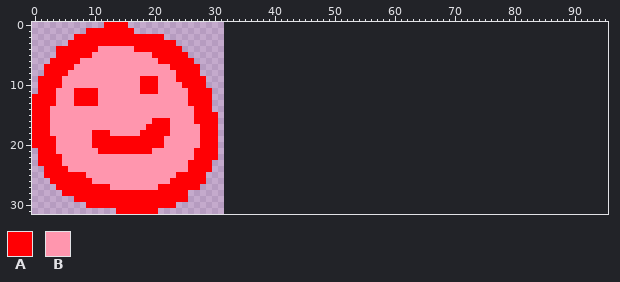
Two versions of one sprite sheet, assets/player1.png. This is how it looked before the edit.
The file is 32x32 pixels. The old version is drawn lined up with the new one, on the new canvas.
Palette (. is transparent): A #ff0004  B #ff96ae
Pixels before (only the part around the change), first column x 25:
 0 .......................................................................
 1 .......................................................................
 2 .......................................................................
 3 .......................................................................
 4 .......................................................................
 5 A......................................................................
 6 AA.....................................................................
 7 AAA....................................................................
 8 AAA....................................................................
 9 AAAA...................................................................
10 AAAA...................................................................
11 BAAAA..................................................................
12 BAAAA..................................................................
13 BAAAA..................................................................
14 BBAAA..................................................................
15 BBAAAA.................................................................
16 BBAAAA.................................................................
17 BBBAAA.................................................................
18 BBBAAA.................................................................
19 BBBAAA.................................................................
20 BBBAAA.................................................................
21 BBAAAA.................................................................
22 BBAAAA.................................................................
23 BAAAA..................................................................
24 BAAAA..................................................................
25 AAAA...................................................................
26 AAAA...................................................................
27 AAA....................................................................
28 A......................................................................
29 A......................................................................
30 .......................................................................
31 .......................................................................
The same view after the edit:
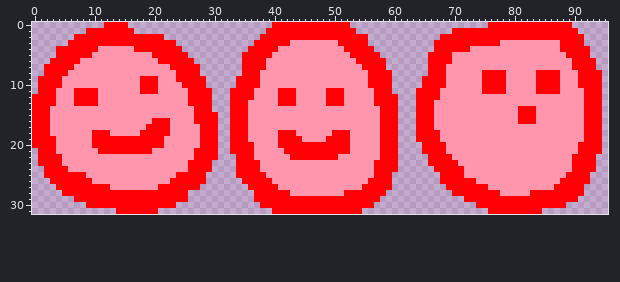
Difference:
canvas 32x32 -> 96x32
Changed rows in their new state; - is an unchanged pixel.
first column x 33:
 0 -------AAAAAAAAAAAAA-----------------------AAAAAAAAAAAAAA-----
 1 ------AAAAAAAAAAAAAAA----------------AAAAAAAAAAAAAAAAAAAAA----
 2 -----AAAAAAAAAAAAAAAAAA------------AAAAAAAAAAAAAAAAAAAAAAAA---
 3 ----AAAAAABBBBBBBBAAAAA-----------AAAAAAAAAAABBBBBBBBBBAAAA---
 4 ---AAAAABBBBBBBBBBBAAAAA----------AAAAAABBBBBBBBBBBBBBBAAAAA--
 5 --AAAAABBBBBBBBBBBBBAAAAA--------AAAABBBBBBBBBBBBBBBBBBBAAAA--
 6 --AAAABBBBBBBBBBBBBBBAAAAA-------AAAABBBBBBBBBBBBBBBBBBBBAAAA-
 7 --AAAABBBBBBBBBBBBBBBBAAAA-------AAABBBBBBBBBBBBBBBBBBBBBAAAA-
 8 --AAABBBBBBBBBBBBBBBBBBAAAA------AAABBBBBBAAAABBBBBAAAABBBAAAA
 9 -AAAABBBBBBBBBBBBBBBBBBAAAA-----AAAABBBBBBAAAABBBBBAAAABBBAAAA
10 -AAAABBBBBBBBBBBBBBBBBBAAAA-----AAAABBBBBBAAAABBBBBAAAABBBAAAA
11 AAAABBBBAAABBBBBAAABBBBBAAA----AAAABBBBBBBAAAABBBBBAAAABBBBAAA
12 AAAABBBBAAABBBBBAAABBBBBAAAA---AAAABBBBBBBBBBBBBBBBBBBBBBBBAAA
13 AAABBBBBAAABBBBBAAABBBBBAAAA---AAABBBBBBBBBBBBBBBBBBBBBBBBBAAA
14 AAABBBBBBBBBBBBBBBBBBBBBBAAA---AAABBBBBBBBBBBBBBAAABBBBBBBBAAA
15 AAABBBBBBBBBBBBBBBBBBBBBBAAA---AAABBBBBBBBBBBBBBAAABBBBBBBBAAA
16 AAABBBBBBBBBBBBBBBBBBBBBBAAA---AAABBBBBBBBBBBBBBAAABBBBBBBBAAA
17 AAABBBBBBBBBBBBBBBBBBBBBBAAA---AAABBBBBBBBBBBBBBBBBBBBBBBBBAAA
18 AAABBBBBAAABBBBBBAAABBBBBAAA---AAAABBBBBBBBBBBBBBBBBBBBBBBBAAA
19 AAABBBBBAAAABBBBAAAABBBBBAAA---AAAABBBBBBBBBBBBBBBBBBBBBBBBAAA
20 AAAABBBBAAAAAAAAAAAABBBBBAAA----AAAABBBBBBBBBBBBBBBBBBBBBBAAAA
21 AAAABBBBBAAAAAAAAAAABBBBBAAA----AAAABBBBBBBBBBBBBBBBBBBBBBAAAA
22 -AAABBBBBBAAAAAAAABBBBBBBAAA-----AAAABBBBBBBBBBBBBBBBBBBBAAAA-
23 -AAAABBBBBBBBBBBBBBBBBBBAAAA-----AAAAABBBBBBBBBBBBBBBBBBBAAAA-
24 -AAAABBBBBBBBBBBBBBBBBBBAAAA------AAAAABBBBBBBBBBBBBBBBBBAAAA-
25 -AAAAABBBBBBBBBBBBBBBBBBAAA--------AAAABBBBBBBBBBBBBBBBBAAAA--
26 --AAAAABBBBBBBBBBBBBBBBAAAA--------AAAAAABBBBBBBBBBBBBBAAAAA--
27 ---AAAAABBBBBBBBBBBBBBAAAAA---------AAAAAAABBBBBBBBBBBAAAAA---
28 ----AAAAAABBBBBBBBBAAAAAAA-----------AAAAAAAABBBBBAAAAAAAAA---
29 ----AAAAAAAAAAAAAAAAAAAAA--------------AAAAAAAAAAAAAAAAAAA----
30 -----AAAAAAAAAAAAAAAAAAA-----------------AAAAAAAAAAAAAAA------
31 -------AAAAAAAAAAAAAAA---------------------AAAAAAAAA----------
Boxes around the changes in both pictures, in picture pixels (x1, y1, x2, y2):
added: (230, 22, 602, 214)
